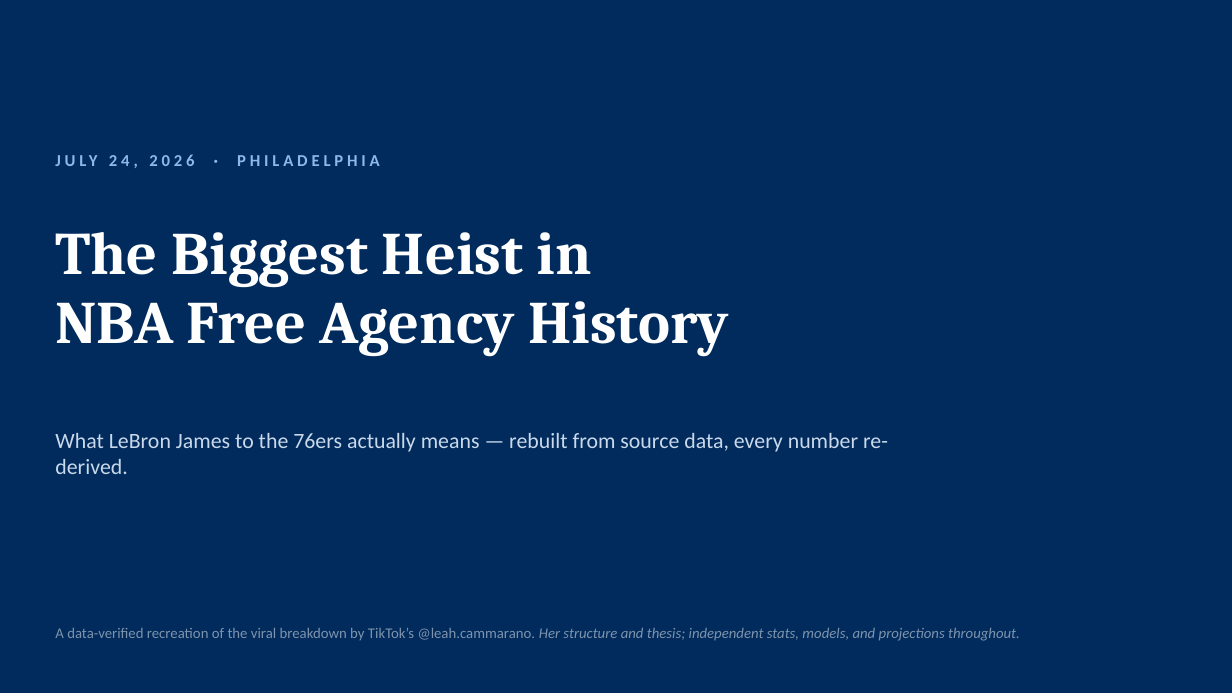
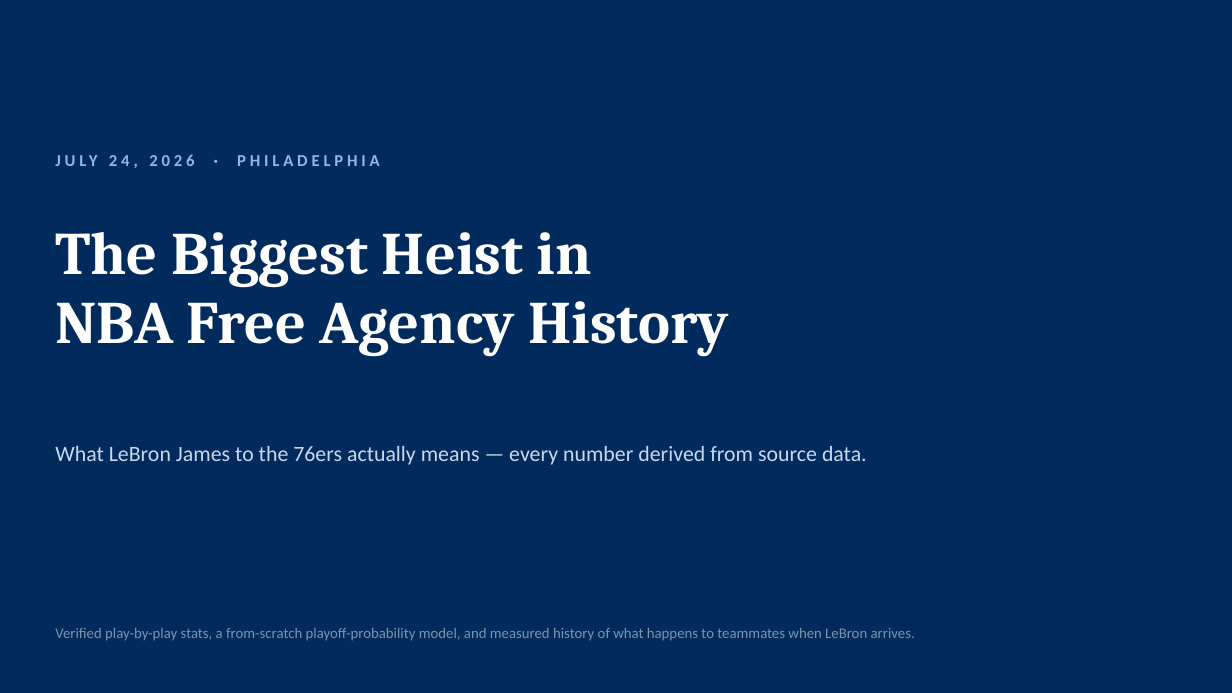
Before and after one commit to hbl41/Soupy, a slide deck: slide 1 of presentations/lebron-heist/lebron-sixers-heist.pptx. Drawn at 1232x693 pixels with LibreOffice and Linux fonts; fonts in the diff are those of the drawing. Boxes give left, top, right and bottom in pixels: in the first picture for what was removed or moved away, otherwise in the second. Text is boxed around its words. In the diff, an @@ line names an element or a change of style, - is before the commit and + after.

```diff
--- a/presentations/lebron-heist/lebron-sixers-heist.pptx
+++ b/presentations/lebron-heist/lebron-sixers-heist.pptx
@@ text at <box>55,446,867,465</box>: text changed @@
-What LeBron James to the 76ers actually means — rebuilt from source data, every number re-derived.
+What LeBron James to the 76ers actually means — every number derived from source data.
@@ text at <box>55,628,915,641</box>: text changed; italic off @@
-A data-verified recreation of the viral breakdown by TikTok’s @leah.cammarano. Her structure and thesis; independent stats, models, and projections throughout.
+Verified play-by-play stats, a from-scratch playoff-probability model, and measured history of what happens to teammates when LeBron arrives.
```
Also in this commit, not shown: 8 other slides changed, 1 slide removed, 6 other files.
